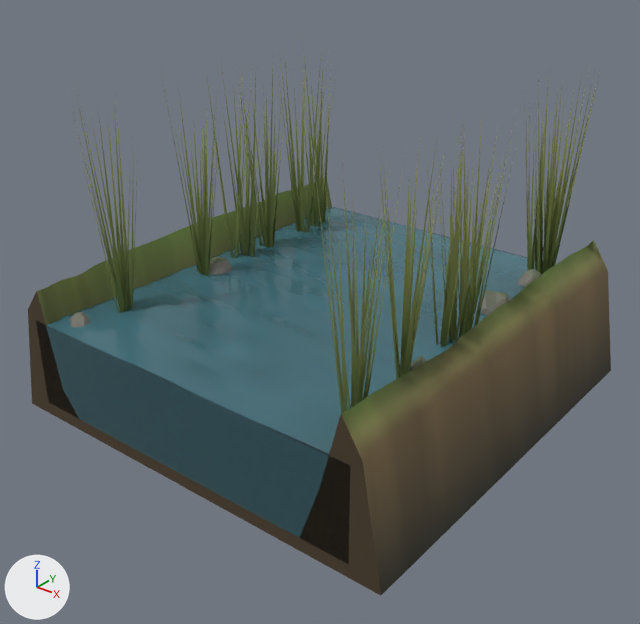
The glTF model client/content/builtin/terrain/water.glb as it was, and as the next commit left it.
Camera for both pictures: a 50 mm lens placed at (1.143, -1.472, 1.103), pointed at (0.023, -0.071, 0.235). Lighting does not change. The marker at lower left points along +X, +Y and +Z. The picture after the commit comes second. Vertices at exactly the same position are counted once.

Objects in the first picture: 'water', 'water-translucent'.
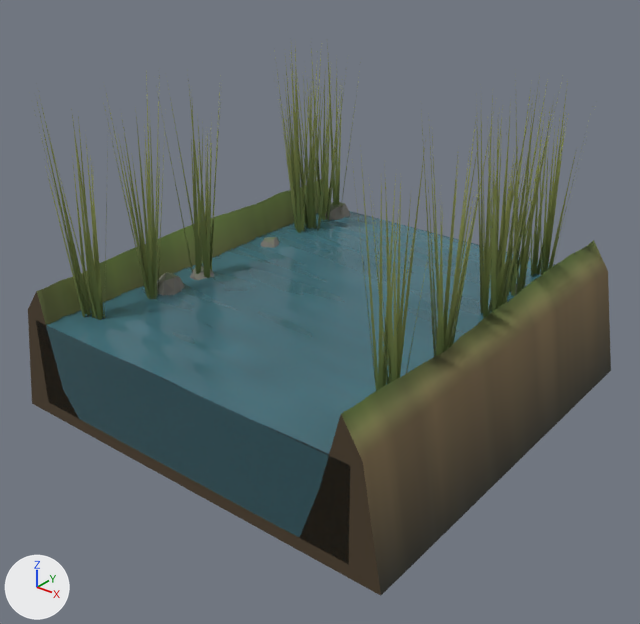
Where the change shows, as pixel boxes (x1, y1, x2, y2) in the pictures (640 x 624 px; the box of a moved part takes in the faces that stretch with it):
'water', reshaped: before (28, 36, 611, 596); after (28, 44, 611, 596)
part 1 of me_water, moved or reshaped: before (476, 290, 510, 315); after (190, 265, 214, 280)
part 2 of me_water, moved or reshaped (not visible before): after (260, 237, 279, 248)
part 3 of me_water, moved or reshaped (mostly hidden): before (410, 356, 426, 371); after (511, 284, 523, 294)
part 4 of me_water, moved or reshaped: before (210, 257, 232, 274); after (325, 202, 350, 220)
part 5 of me_water, moved or reshaped: before (518, 269, 541, 287); after (157, 272, 184, 295)
part 6 of me_water, moved or reshaped (not visible afterwards): before (69, 312, 90, 327)
part 7 of me_water, moved or reshaped: before (313, 66, 599, 413); after (100, 44, 550, 312)
part 8 of me_water, moved or reshaped: before (69, 36, 337, 313); after (29, 73, 595, 391)

The change, as a diff of the scene's bpy script:
```diff
--- a/client/content/builtin/terrain/water.glb.py
+++ b/client/content/builtin/terrain/water.glb.py
@@ me_water @@
 # used by ob_water; location = (0.0, 0.0, 0.0)
-me_water.from_pydata(...)  # 2437 vertices, 3596 faces; spans x -0.5..0.5, y -0.5..0.5, z 0.0..0.76
+me_water.from_pydata(...)  # 2437 vertices, 3596 faces; spans x -0.5..0.5, y -0.5..0.5, z 0.0..0.759
+# me_water part 1: the loose piece of 42 vertices spanning x 0.285..0.367, y 0.137..0.227, z 0.166..0.28 is scaled about its middle by 0.761, then moved by (-0.646, -0.279, -0.001)
+# me_water part 2: the loose piece of 42 vertices spanning x -0.348..-0.291, y -0.072..-0.013, z 0.181..0.256 is scaled about its middle by 1.1, then moved by (-0.013, 0.202, 0.0)
+# me_water part 3: the loose piece of 42 vertices spanning x 0.319..0.39, y -0.206..-0.136, z 0.174..0.268 is scaled about its middle by 0.735, then moved by (-0.033, 0.465, 0.0)
+# me_water part 4: the loose piece of 42 vertices spanning x -0.355..-0.286, y -0.087..-0.01, z 0.168..0.273 is scaled about its middle by 1.14, then moved by (-0.015, 0.497, 0.0)
+# me_water part 5: the loose piece of 42 vertices spanning x 0.291..0.36, y 0.325..0.398, z 0.164..0.275 is scaled about its middle by 1.12, then moved by (-0.651, -0.566, 0.0)
+# me_water part 6: the loose piece of 42 vertices spanning x -0.376..-0.312, y -0.474..-0.413, z 0.172..0.264 is scaled about its middle by 0.925, then moved by (0.691, 0.379, 0.0)
+# me_water part 7: 324 of 2437 vertices moved; they spanned x 0.247..0.409, y -0.453..0.5, z 0.21..0.76 and now span x -0.41..0.388, y -0.333..0.483, z 0.21..0.757; mean shift (-0.555, 0.104, 0.0); largest move (0.366, -0.081, 0.597) -> (-0.395, 0.348, 0.741)
+# me_water part 8: 324 of 2437 vertices moved; they spanned x -0.413..-0.248, y -0.407..0.44, z 0.21..0.759 and now span x -0.425..0.427, y -0.476..0.471, z 0.21..0.759; mean shift (0.551, -0.064, 0.002); largest move (-0.333, 0.202, 0.605) -> (0.416, -0.296, 0.751)
 me_water.materials.append(mat_bank)
```
